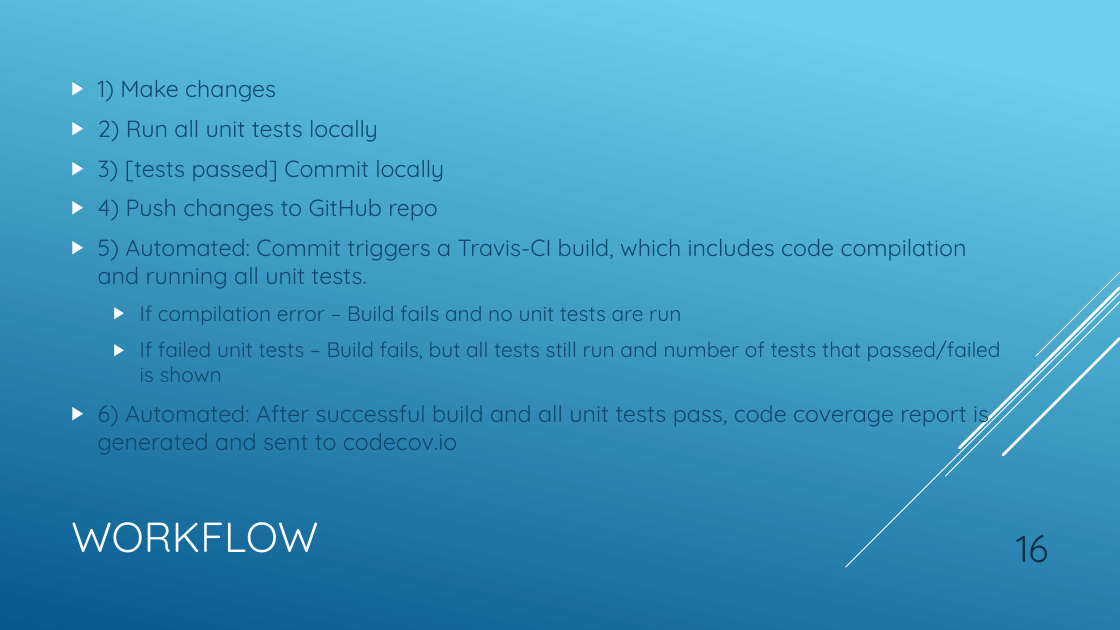
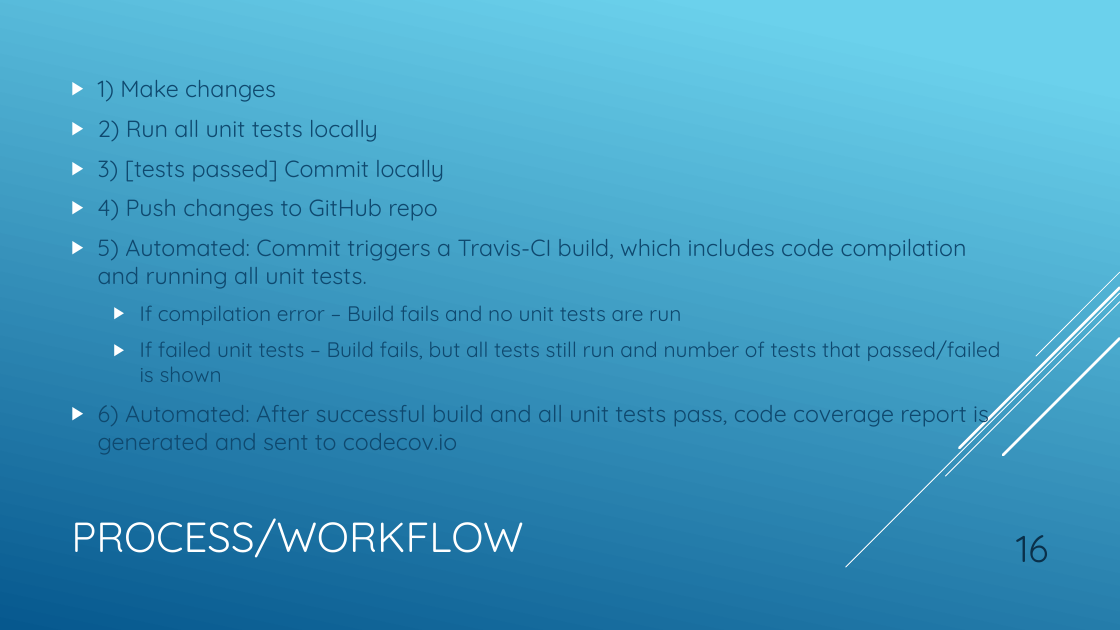
Before and after one commit to AndrewERAU/Calendar, a slide deck: slide 16 of docs/SE420_Sverdrup_Leffler_DiPinto_Velarde.pptx. Drawn at 1120x630 pixels with LibreOffice and Linux fonts; fonts in the diff are those of the drawing. Boxes give left, top, right and bottom in pixels: in the first picture for what was removed or moved away, otherwise in the second. Text is boxed around its words. In the diff, an @@ line names an element or a change of style, - is before the commit and + after.

```diff
--- a/docs/SE420_Sverdrup_Leffler_DiPinto_Velarde.pptx
+++ b/docs/SE420_Sverdrup_Leffler_DiPinto_Velarde.pptx
@@ title at <box>71,518,524,558</box>: text changed @@
-WORKFLOW
+PROCESS/WORKFLOW
```
Also in this commit, not shown: 5 other slides changed, 1 other file.
